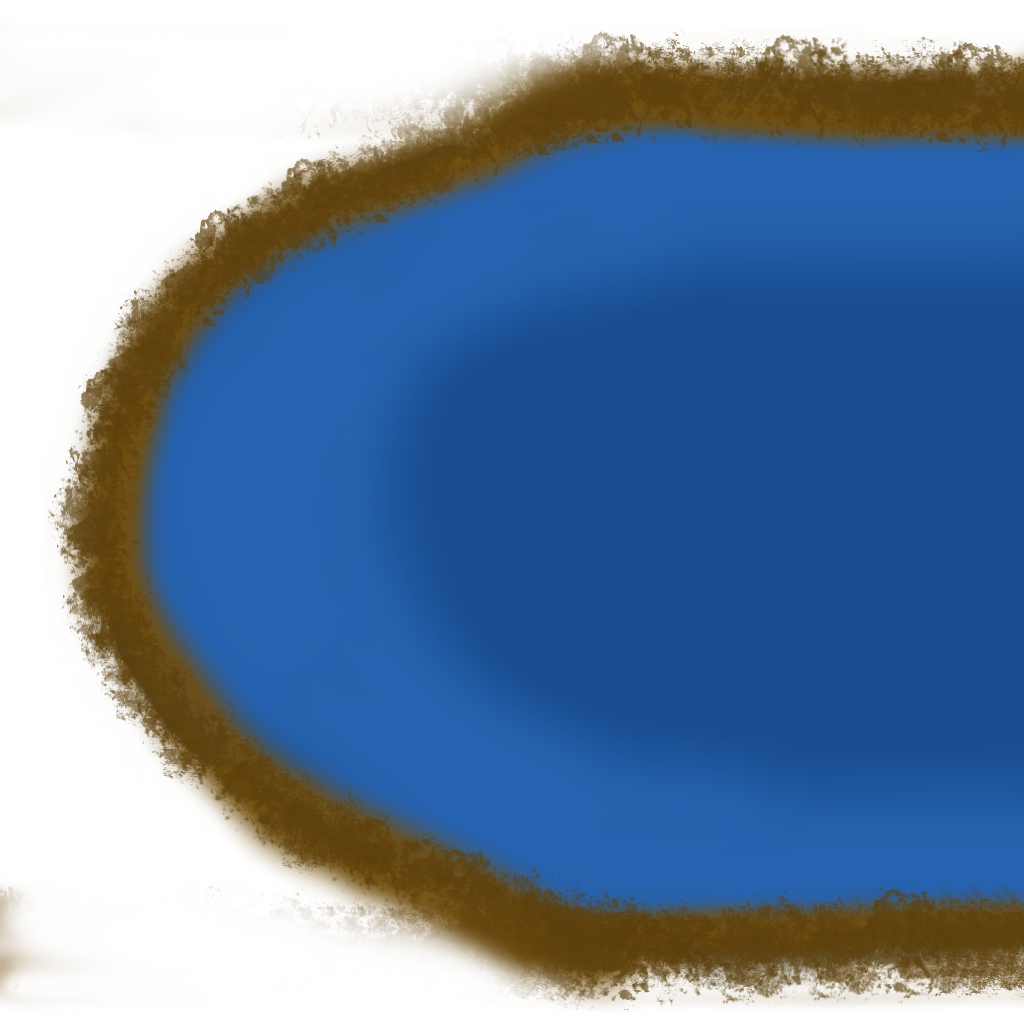
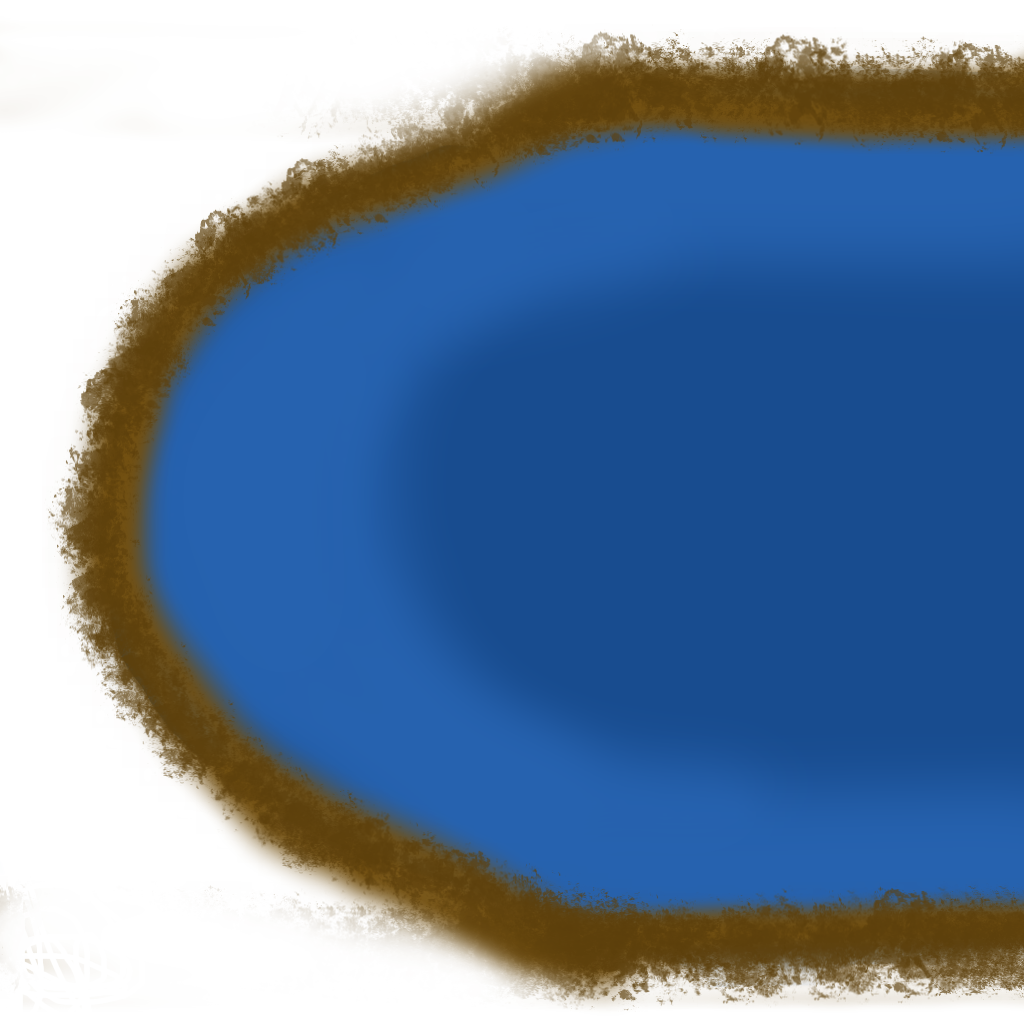
Comparing the layer stacks of the two w=1024, h=1024 images. Changes:
painted on "Background" over <box>0,881,126,1010</box>
